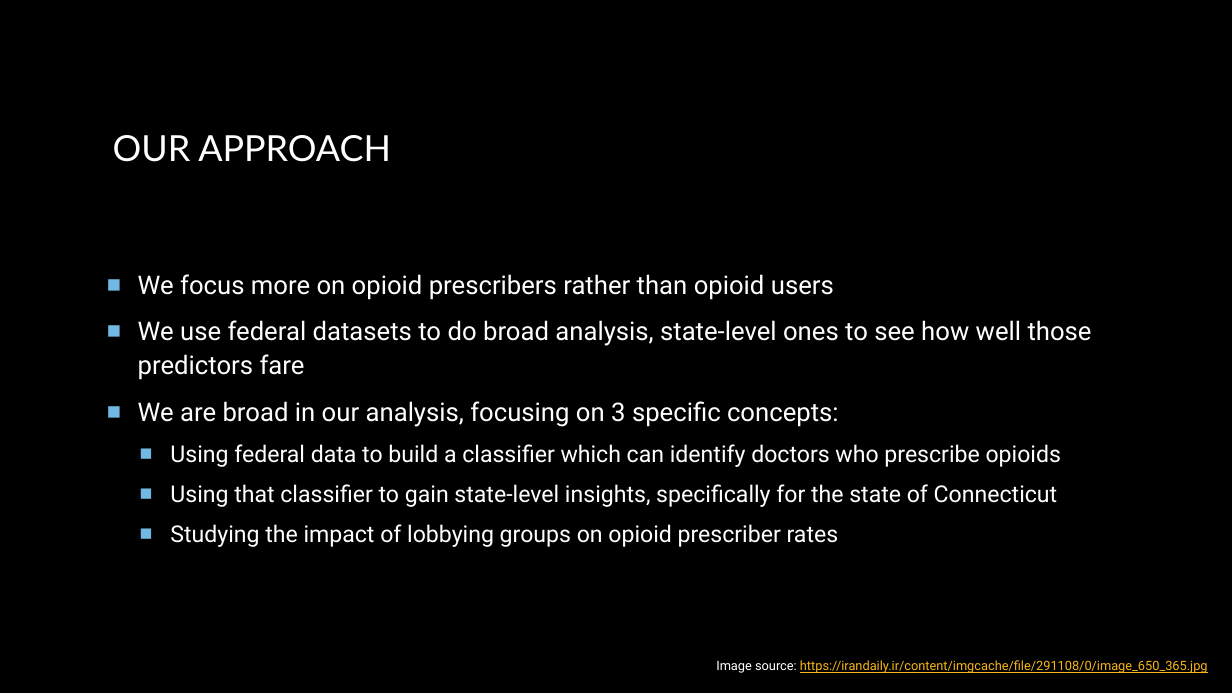
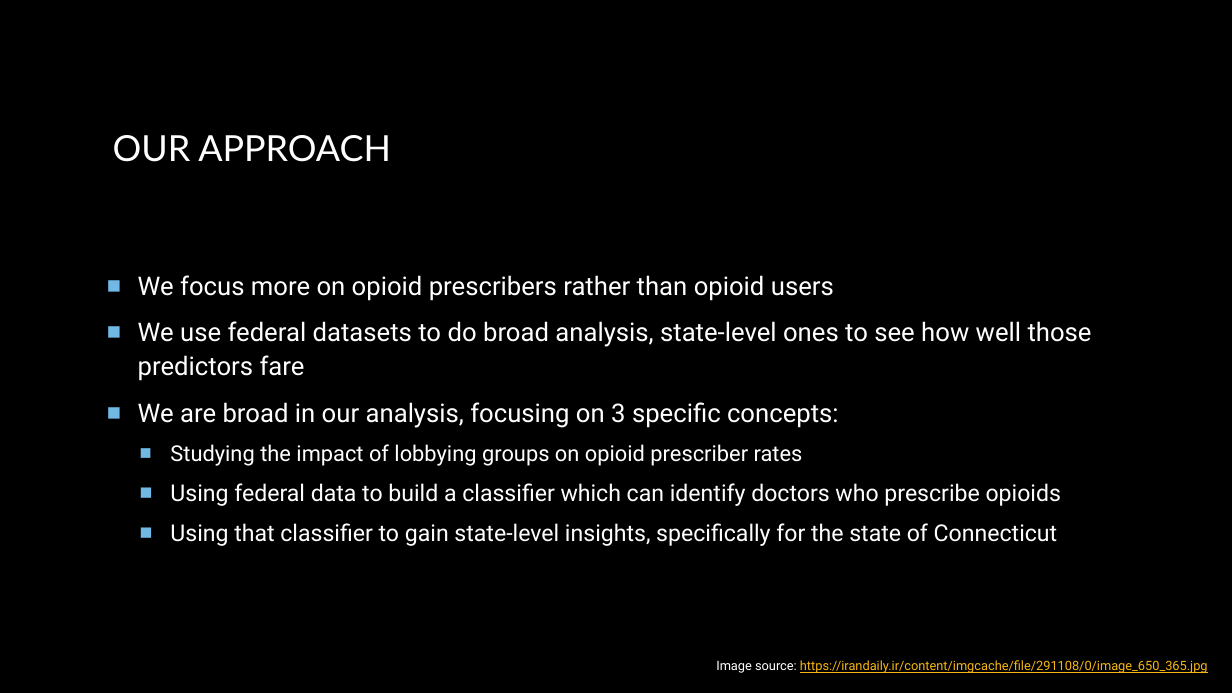
Before and after one commit to MLOpioidProjectCode/project_code, a slide deck: slide 5 of presentation/opioid_powerpoint.pptx. Drawn at 1232x693 pixels with LibreOffice and Linux fonts; fonts in the diff are those of the drawing; background and template pictures are left out. Boxes give left, top, right and bottom in pixels: in the first picture for what was removed or moved away, otherwise in the second. Text is boxed around its words. In the diff, an @@ line names an element or a change of style, - is before the commit and + after.

```diff
--- a/presentation/opioid_powerpoint.pptx
+++ b/presentation/opioid_powerpoint.pptx
@@ text at [170,444,803,466]: paragraph added @@
+  ■ Studying the impact of lobbying groups on opioid prescriber rates
@@ text at [170,524,839,547]: paragraph removed @@
-  ■ Studying the impact of lobbying groups on opioid prescriber rates
```
Also in this commit, not shown: 3 other slides changed, 1 slide added, 2 slides removed.
